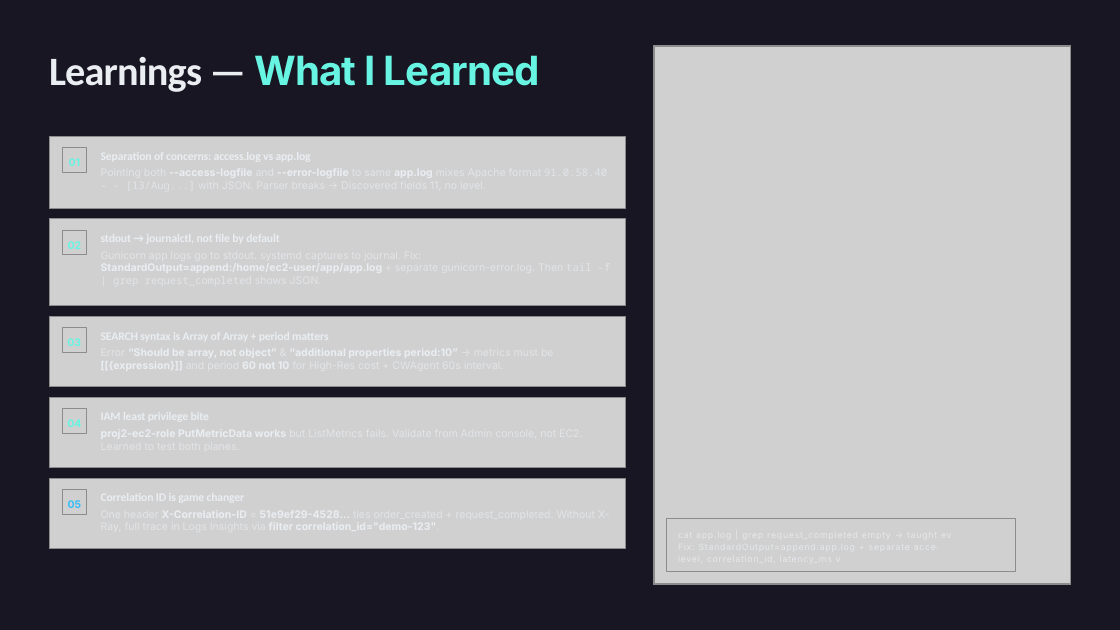
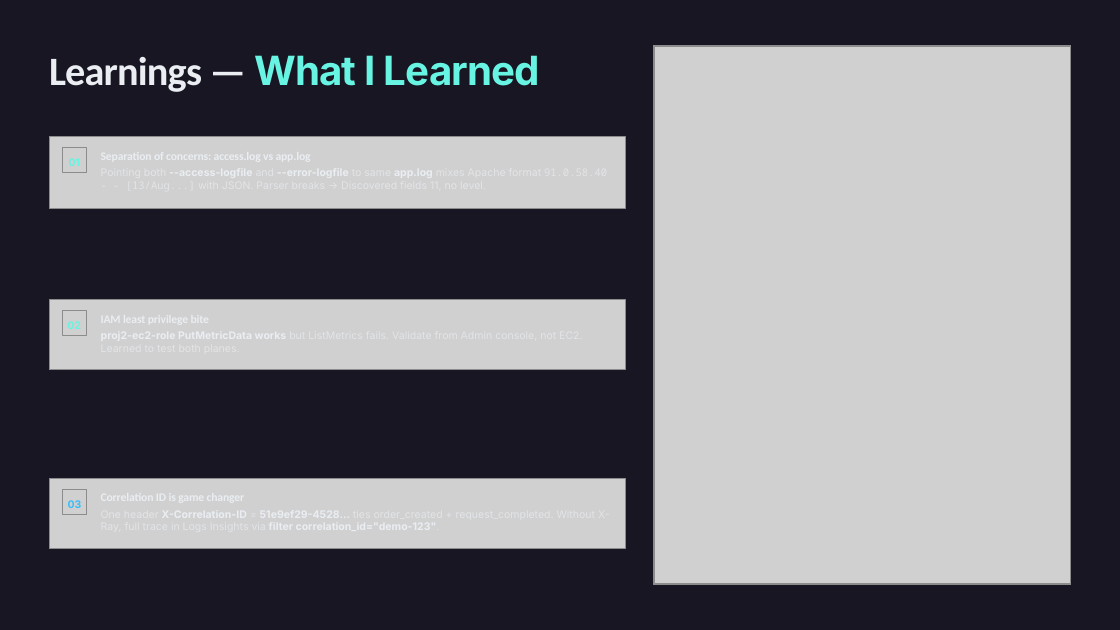
Before and after one commit to f-karamizadeh/ce-project-2-instrumented-monitored-service, a slide deck: slide 11 of presentation/Proj2-Observability-Deep-Dive.pptx. Drawn at 1120x630 pixels with LibreOffice and Linux fonts; fonts in the diff are those of the drawing; grey boxes stand for pictures. Boxes give left, top, right and bottom in pixels: in the first picture for what was removed or moved away, otherwise in the second. Text is boxed around its words. In the diff, an @@ line names an element or a change of style, - is before the commit and + after.

```diff
--- a/presentation/Proj2-Observability-Deep-Dive.pptx
+++ b/presentation/Proj2-Observability-Deep-Dive.pptx
@@ picture removed at [49,219,625,306] @@
@@ picture: place and size @@
-picture at [49,317,625,387]
+picture at [49,300,625,371]
@@ picture: place and size @@
-picture at [62,230,87,255]
+picture at [62,311,87,335]
@@ picture removed at [62,328,87,352] @@
@@ picture removed at [49,397,625,468] @@
@@ picture removed at [62,408,87,433] @@
@@ picture removed at [667,519,1017,571] @@
```
Also in this commit, not shown: 10 other slides changed, 1 slide removed, 9 other files.
